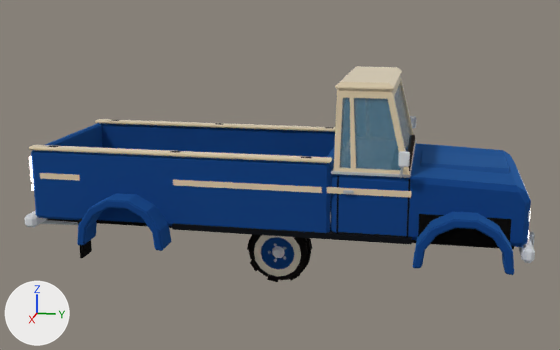
A saved change to the glTF model assets/meshes/vehicles/Pickup/Pickup.glb.
The view is the same before and after, from a 50 mm lens placed at (40.2, 8.0, 14.3), pointed at (-0.1, 0.0, 4.2). Arrows for +X, +Y and +Z are at lower left; the lights stay in place. The older version comes first. Vertices at exactly the same position are counted once.

Before the edit, the objects in view are built like this:
```python
me_bed = bpy.data.meshes.new('Bed')
me_bed.from_pydata(...)  # 320 vertices, 540 faces; spans x -4.4..4.4, y -12.3..3.3, z 2.4..6.2
me_bed.materials.append(mat_vc_paint)
me_body = bpy.data.meshes.new('Body')
me_body.from_pydata(...)  # 1034 vertices, 1892 faces; spans x -5.6..5.6, y -13.0..13.1, z 0.7..9.8
me_body.materials.append(mat_vc_paint)
me_wheel = bpy.data.meshes.new('Wheel')
me_wheel.from_pydata(...)  # 354 vertices, 552 faces; spans x -0.68..0.69, y -1.75..1.75, z -1.75..1.75
me_wheel.materials.append(mat_vc_paint)
ob_bed = bpy.data.objects.new('Bed', me_bed)
ob_bed.location = (0.0, 0.0, 0.0)
ob_body = bpy.data.objects.new('Body', me_body)
ob_body.location = (0.0, 0.0, 0.0)
ob_wheel = bpy.data.objects.new('Wheel', me_wheel)
ob_wheel.location = (0.0, 0.0, 0.0)
```
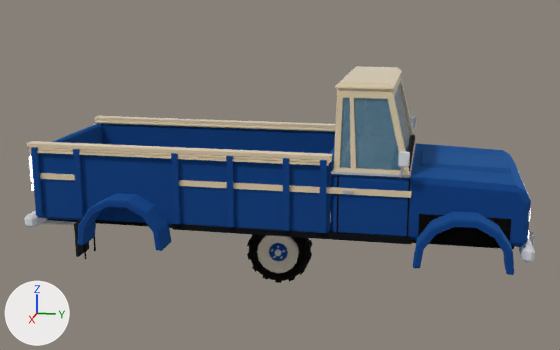
Diff of the bpy script that builds the scene:
```diff
--- a/assets/meshes/vehicles/Pickup/Pickup.glb.py
+++ b/assets/meshes/vehicles/Pickup/Pickup.glb.py
@@ me_bed @@
 # used by ob_bed; location = (0.0, 0.0, 0.0)
-me_bed.from_pydata(...)  # 320 vertices, 540 faces; spans x -4.4..4.4, y -12.3..3.3, z 2.4..6.2
+me_bed.from_pydata(...)  # 552 vertices, 816 faces; spans x -4.5..4.5, y -12.5..3.3, z 2.4..6.4
+# me_bed part 1: a new loose piece, a box spanning x -4.4..-3.8, y -12.35..3.34, z 6.22..6.4, in mat_vc_paint
+# me_bed part 2: a new loose piece, a box spanning x 4.34..4.5, y -12.05..-11.75, z 2.6..6.2, in mat_vc_paint
+# me_bed part 3: a new loose piece, a box spanning x 4.34..4.5, y -9.75..-9.45, z 2.6..6.2, in mat_vc_paint
+# me_bed part 4: a new loose piece, a box spanning x 4.34..4.5, y -4.55..-4.25, z 2.6..6.2, in mat_vc_paint
+# me_bed part 5: a new loose piece, a box spanning x 4.34..4.5, y -1.75..-1.45, z 2.6..6.2, in mat_vc_paint
+# me_bed part 6: a new loose piece, a box spanning x 4.34..4.5, y 1.05..1.35, z 2.6..6.2, in mat_vc_paint
+# me_bed part 7: a new loose piece, a box spanning x 3.8..4.4, y -12.35..3.34, z 6.22..6.4, in mat_vc_paint
+# me_bed part 8: a new loose piece, a box spanning x 4.38..4.46, y -12.255..3.245, z 5.95..6.05, in mat_vc_paint
+# me_bed part 9: 24 vertices added at x 4.3..4.4, y -12.2..3.3, z 4.6..6.2
+# other edits to the shape of me_bed do not show in these pictures
 me_bed.materials.append(mat_vc_paint)
@@ me_body @@
 # used by ob_body; location = (0.0, 0.0, 0.0)
-me_body.from_pydata(...)  # 1034 vertices, 1892 faces; spans x -5.6..5.6, y -13.0..13.1, z 0.7..9.8
+me_body.from_pydata(...)  # 1130 vertices, 1980 faces; spans x -5.6..5.6, y -13.0..13.1, z 0.7..9.8
+# me_body part 10: a new loose piece, a box spanning x 4.18..5.48, y -9.47..-9.35, z 0.85..2.59, in mat_vc_paint
+# me_body part 11: 24 vertices moved from x 4.2..5.5, y -8.9..11.5, z 1.6..3.6 to x 4.2..5.5, y -9.0..11.6, z 1.6..3.6; 8 vertices removed from x 4.1..5.3, y -9.3..-9.2, z 0.7..2.6; 16 vertices added at x 4.1..5.3, y -9.1..7.2, z 0.7..4.8
+# other edits to the shape of me_body do not show in these pictures
 me_body.materials.append(mat_vc_paint)
@@ me_wheel @@
 # used by ob_wheel; location = (0.0, 0.0, 0.0)
-me_wheel.from_pydata(...)  # 354 vertices, 552 faces; spans x -0.68..0.69, y -1.75..1.75, z -1.75..1.75
+me_wheel.from_pydata(...)  # 742 vertices, 1308 faces; spans x -0.69..0.69, y -1.75..1.75, z -1.76..1.76
+# me_wheel part 12: the loose piece of 96 vertices spanning x -0.68..0.68, y -1.62..1.62, z -1.62..1.62 is rebuilt with 192 vertices and now spans x -0.68..0.68, y -1.75..1.75, z -1.75..1.75
+# me_wheel part 13: the loose piece of 48 vertices spanning x 0.44..0.64, y -1.0..1.0, z -1.0..1.0 is rebuilt with 55 vertices and now spans x 0.38..0.62, y -1.07..1.07, z -1.07..1.07
+# me_wheel part 14: 14 loose pieces with 130 vertices, spanning x -0.47..0.69, y -1.21..1.21, z -1.75..1.75, are deleted
+# me_wheel part 15: 64 vertices removed from x -0.47..0.47, y -1.75..1.75, z -1.21..1.21; 224 vertices added at x -0.69..0.69, y -1.75..1.75, z -1.65..1.65
+# other edits to the shape of me_wheel do not show in these pictures
 me_wheel.materials.append(mat_vc_paint)
```

Boxes (x1, y1, x2, y2) around the edits, measured in the pictures (560 x 350 px; the box of a moved part takes in the faces that stretch with it):
'Bed', reshaped: before (29, 119, 350, 233); after (26, 116, 350, 233)
'Wheel', reshaped: before (247, 235, 312, 282); after (247, 235, 312, 283)
part 1 of me_bed, added (beige): after (94, 116, 350, 129)
part 2 of me_bed, added (blue): after (31, 147, 43, 216)
part 3 of me_bed, added (blue): after (73, 149, 84, 218)
part 4 of me_bed, added (blue): after (171, 153, 180, 224)
part 5 of me_bed, added (blue): after (226, 156, 234, 227)
part 6 of me_bed, added (blue): after (283, 158, 290, 231)
part 7 of me_bed, added (beige): after (26, 141, 332, 160)
part 8 of me_bed, added: after (28, 150, 329, 166)
part 9 of me_bed, added: after (29, 147, 329, 193)
part 10 of me_body, added: after (74, 219, 89, 257)
part 11 of me_body, moved or reshaped: before (78, 207, 507, 274); after (78, 180, 507, 274)
part 12 of me_wheel, rebuilt (7% wider): before (250, 235, 308, 280); after (249, 235, 311, 281)
part 13 of me_wheel, rebuilt (12% wider, 9% taller): before (261, 237, 294, 269); after (259, 236, 296, 271)
part 14 of me_wheel, deleted: before (258, 243, 301, 282)
part 15 of me_wheel, built on: before (247, 235, 312, 273); after (247, 236, 312, 281)
